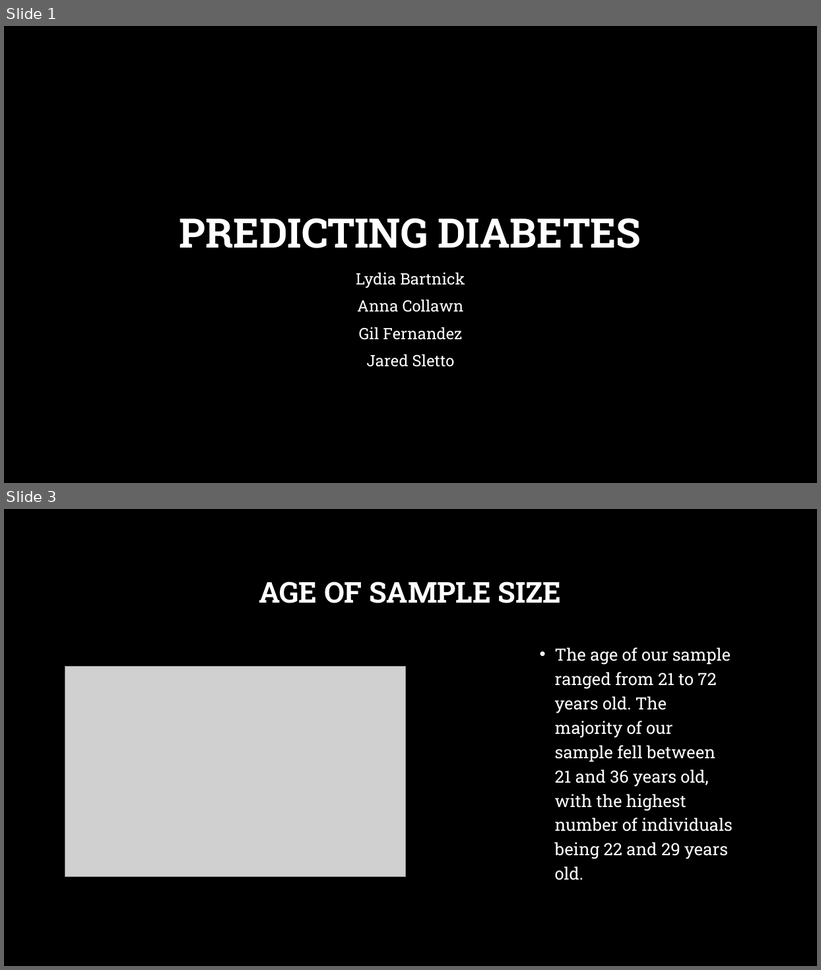
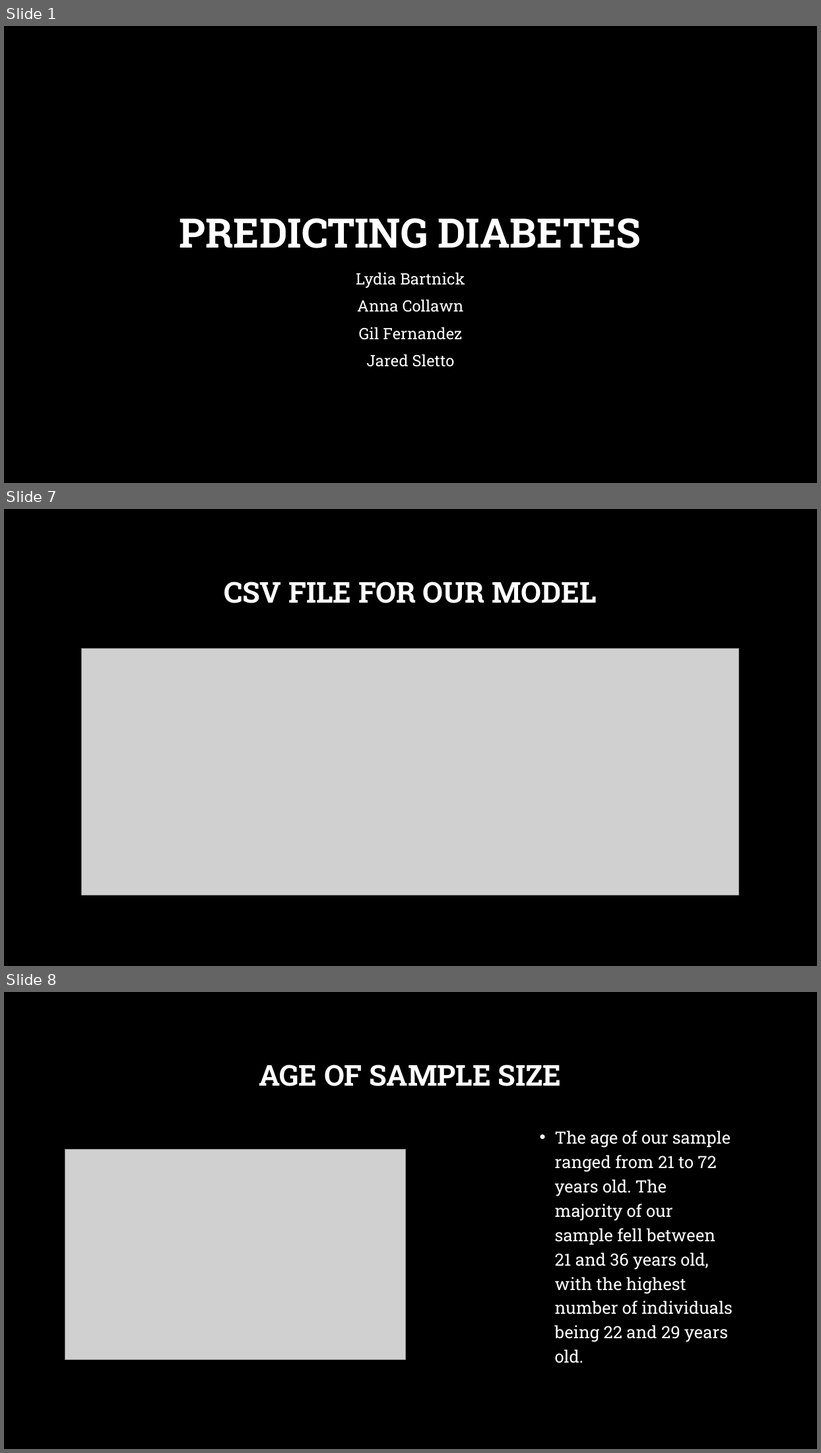
Before and after one commit to acollawn/Project_4, a slide deck: Predicting Diabetes.pptx. Shown one above the other, each under a label of ours: slides 1 and 3 before the commit, slides 1, 7 and 8 after it; the slides between them are not shown. The pictures are 821x970 and 821x1453 pixels, drawn with LibreOffice and Linux fonts; fonts in the diff are those of the drawing; grey boxes stand for pictures; background and template pictures are left out. Boxes give left, top, right and bottom in pixels: in the first picture for what was removed or moved away, otherwise in the second. Text is boxed around its words. In the diff, an @@ line names an element or a change of style, - is before the commit and + after.

```diff
--- a/Predicting Diabetes.pptx
+++ b/Predicting Diabetes.pptx
@@ slide 7 added at (4,509,817,966), background picture (left out) @@
@@ title added at (224,582,596,603), 34 pt, text #FFFFFF, bold @@
+CSV FILE FOR OUR MODEL
@@ picture added at (81,649,740,895) @@
@@ what was slide 3 is now slide 8 @@
```
Also in this commit, not shown: 4 slides changed, 4 other slides added.
